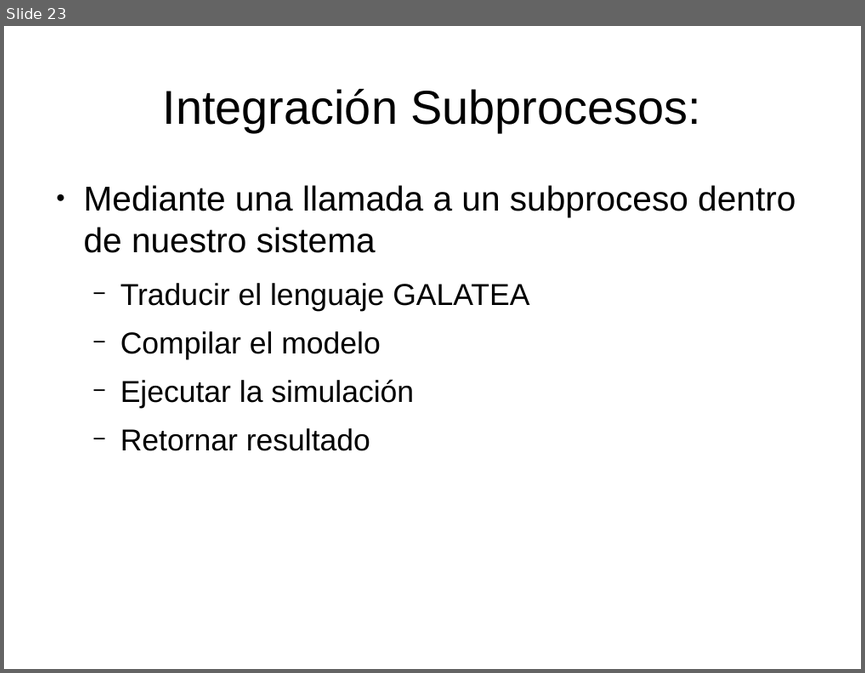
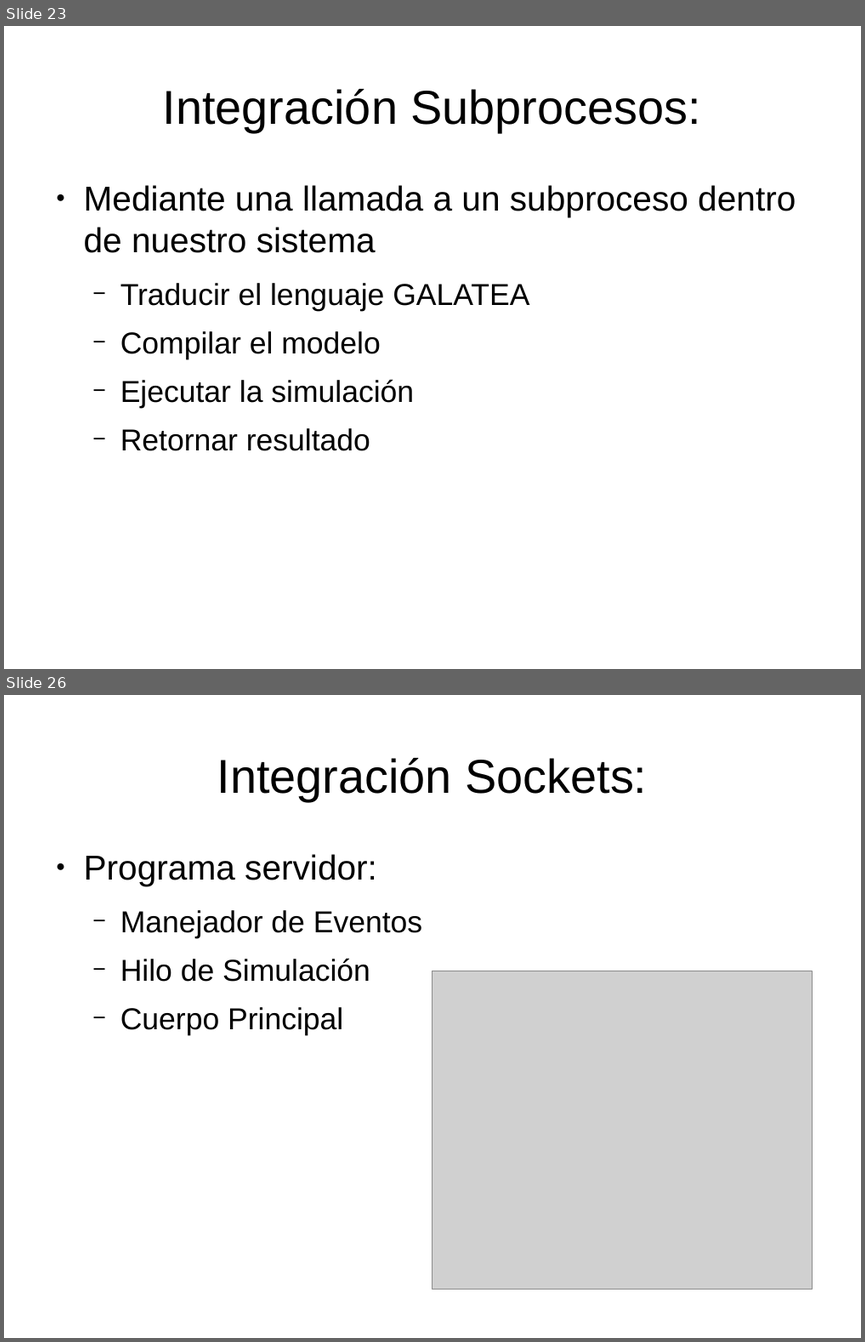
Before and after one commit to velasquezerik/tesis-doc, a slide deck: Presentacion/Presentacion Tesis.odp. Shown one above the other, each under a label of ours: slide 23 before the commit, slides 23 and 26 after it; the slides between them are not shown. The pictures are 865x673 and 865x1342 pixels, drawn with LibreOffice and Linux fonts; fonts in the diff are those of the drawing; grey boxes stand for pictures. Boxes give left, top, right and bottom in pixels: in the first picture for what was removed or moved away, otherwise in the second. Text is boxed around its words. In the diff, an @@ line names an element or a change of style, - is before the commit and + after.

```diff
--- a/Presentacion/Presentacion Tesis.odp
+++ b/Presentacion/Presentacion Tesis.odp
@@ slide 26 added at box(4, 695, 861, 1338), background #FFFFFF @@
@@ title added at box(217, 758, 647, 801), 44 pt, text #000000 @@
+Integración Sockets:
@@ text added at box(84, 854, 422, 1035), 28 pt, text #000000 @@
+● Programa servidor:
+  − Manejador de Eventos
+  − Hilo de Simulación
+  − Cuerpo Principal
@@ picture added at box(432, 970, 812, 1288) @@
```
Also in this commit, not shown: 12 other slides added, 4 other files.
